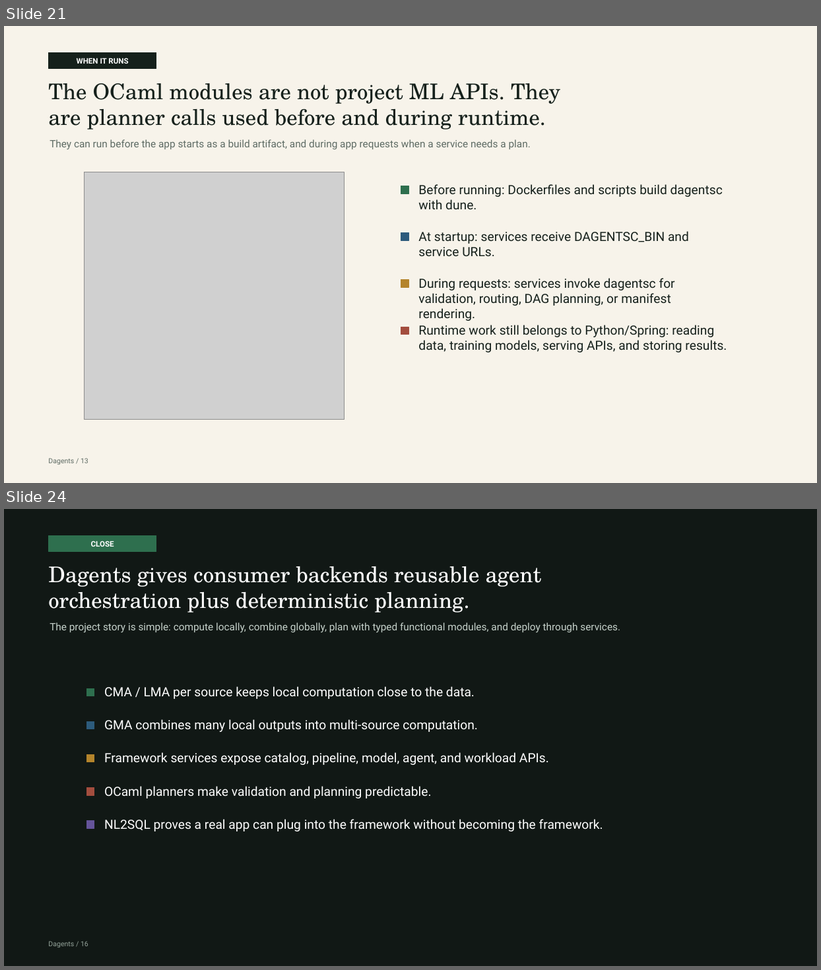
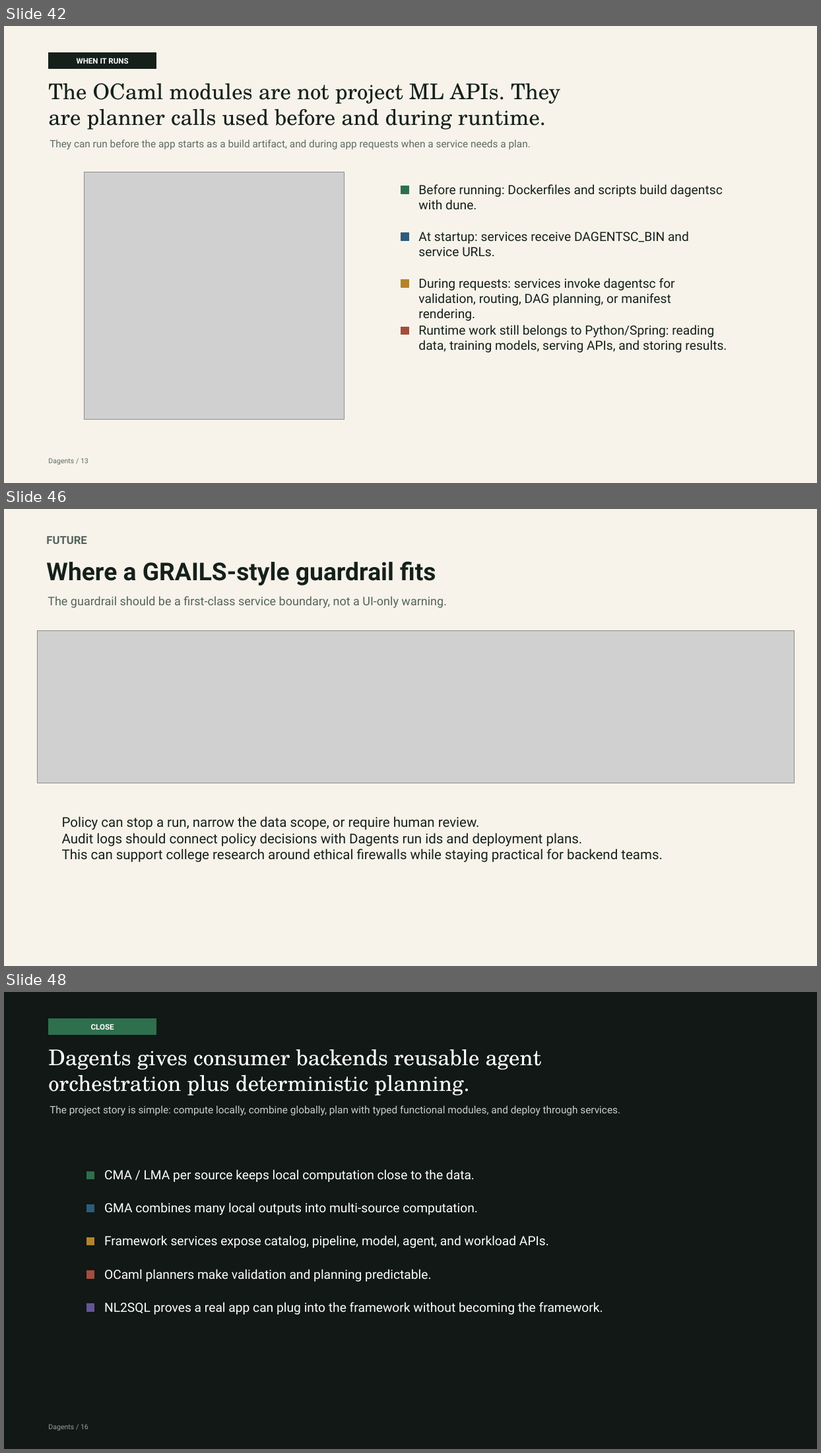
Before and after one commit to pradyunuydarp/Dagents, a slide deck: docs/presentation/dagents-project-presentation.pptx. Shown one above the other, each under a label of ours: slides 21 and 24 before the commit, slides 42, 46 and 48 after it; the slides between them are not shown. The pictures are 821x970 and 821x1453 pixels, drawn with LibreOffice and Linux fonts; fonts in the diff are those of the drawing; grey boxes stand for pictures. Boxes give left, top, right and bottom in pixels: in the first picture for what was removed or moved away, otherwise in the second. Text is boxed around its words. In the diff, an @@ line names an element or a change of style, - is before the commit and + after.

```diff
--- a/docs/presentation/dagents-project-presentation.pptx
+++ b/docs/presentation/dagents-project-presentation.pptx
@@ slide 46 added at (4, 509, 817, 966), background #F7F3EA @@
@@ text added at (46, 536, 86, 544), 13 pt, text #53635B, bold @@
+FUTURE
@@ text added at (46, 561, 436, 586), 29 pt, text #15201B, bold @@
+Where a GRAILS-style guardrail fits
@@ text added at (48, 596, 447, 608), 14 pt, text #53635B @@
+The guardrail should be a first-class service boundary, not a UI-only warning.
@@ picture added at (38, 631, 795, 783) @@
@@ text added at (62, 817, 663, 863), 16 pt, text #15201B @@
+Policy can stop a run, narrow the data scope, or require human review.
+Audit logs should connect policy decisions with Dagents run ids and deployment plans.
+This can support college research around ethical firewalls while staying practical for backend teams.
@@ what was slide 21 is now slide 42 @@
@@ what was slide 24 is now slide 48 @@
```
Also in this commit, not shown: 10 slides changed, 36 other slides added, 41 other files.
